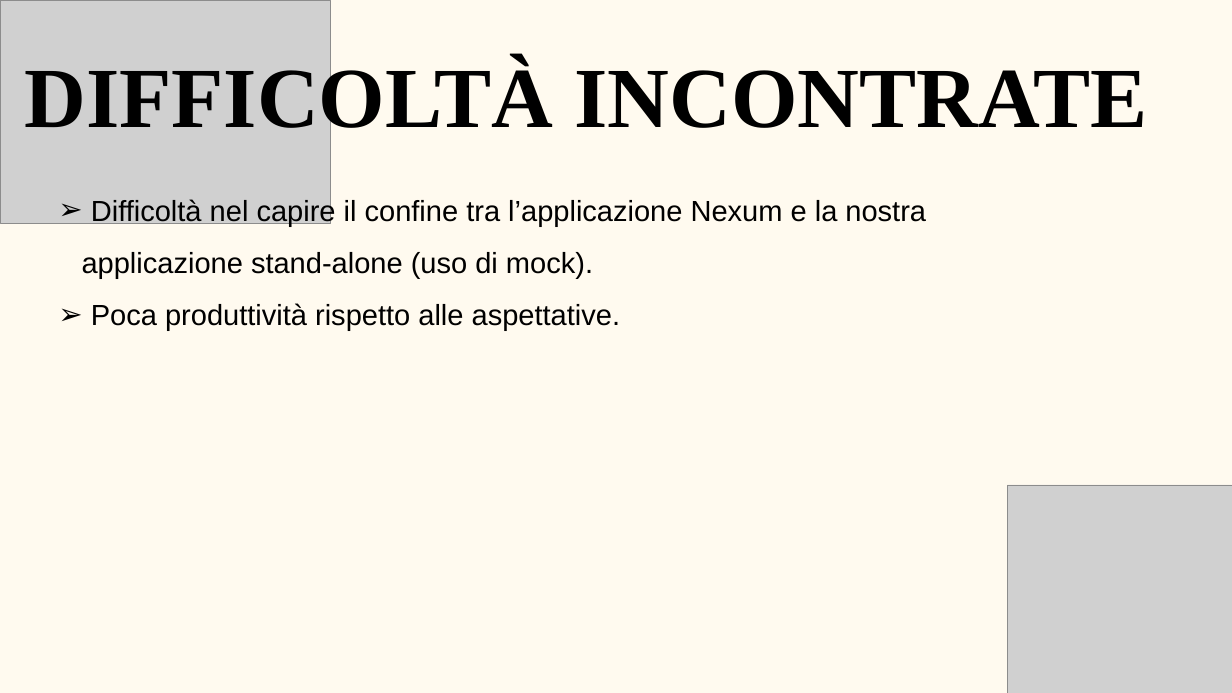
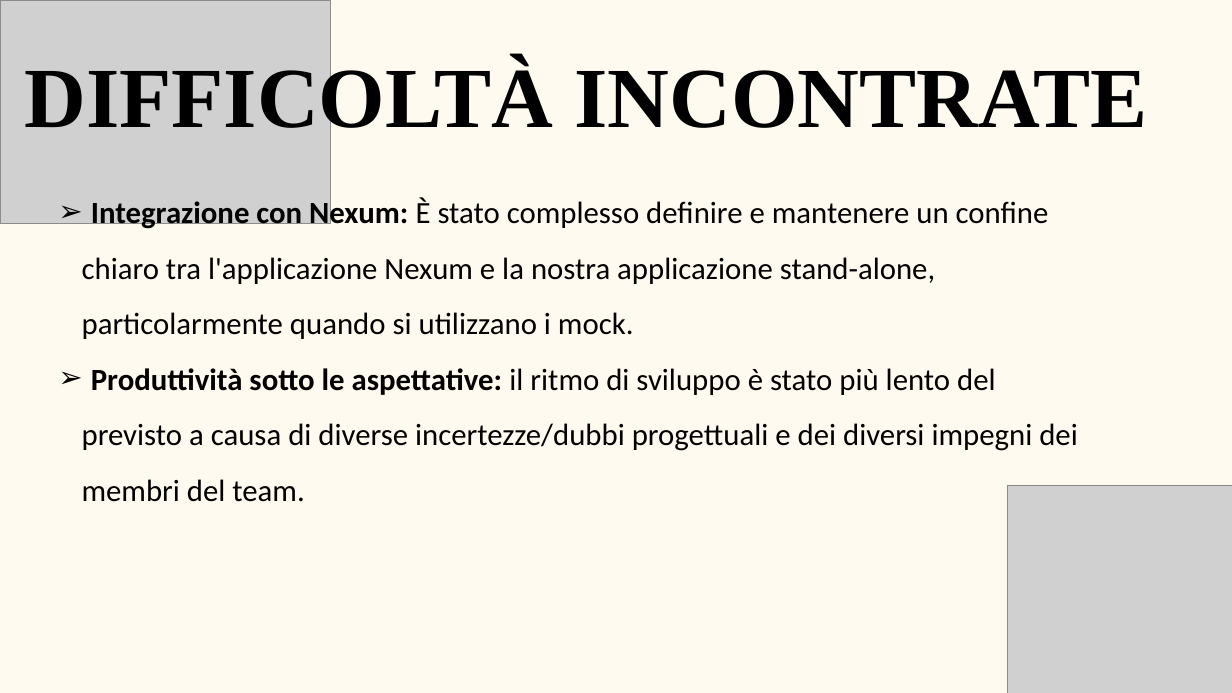
Before and after one commit to BugBustersUnipd/DocumentazioneSWE, a slide deck: slide 2 of DIARIO DI BORDO/DB-01-12-25.pptx. Drawn at 1232x693 pixels with LibreOffice and Linux fonts; fonts in the diff are those of the drawing; grey boxes stand for pictures. Boxes give left, top, right and bottom in pixels: in the first picture for what was removed or moved away, otherwise in the second. Text is boxed around its words. In the diff, an @@ line names an element or a change of style, - is before the commit and + after.

```diff
--- a/DIARIO DI BORDO/DB-01-12-25.pptx
+++ b/DIARIO DI BORDO/DB-01-12-25.pptx
@@ text at [82, 198, 1078, 502]: text changed; size 34 to 36 pt; font Arial to Calibri @@
-  ➢ Difficoltà nel capire il confine tra l’applicazione Nexum e la nostra applicazione stand-alone (uso di mock).
-  ➢ Poca produttività rispetto alle aspettative.
+  ➢ Integrazione con Nexum: È stato complesso definire e mantenere un confine chiaro tra l'applicazione Nexum e la nostra applicazione stand-alone, particolarmente quando si utilizzano i mock.
+  ➢ Produttività sotto le aspettative: il ritmo di sviluppo è stato più lento del previsto a causa di diverse incertezze/dubbi progettuali e dei diversi impegni dei membri del team.
```
Also in this commit, not shown: 1 other slide changed, 1 other file.
